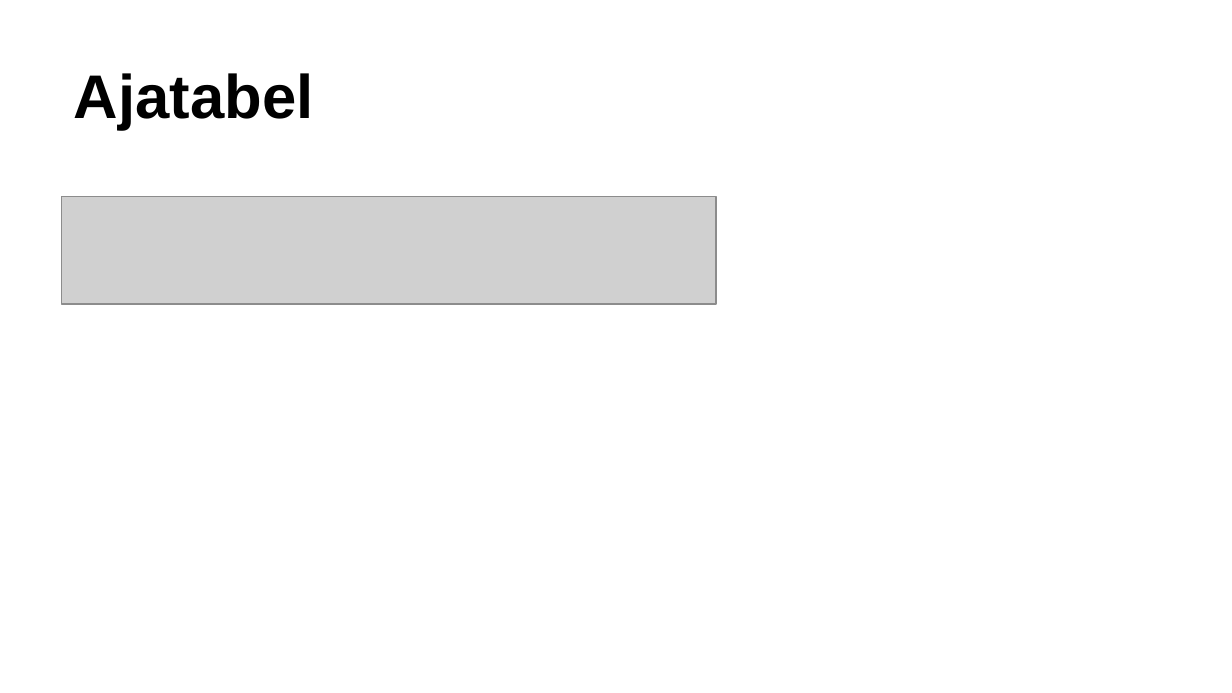
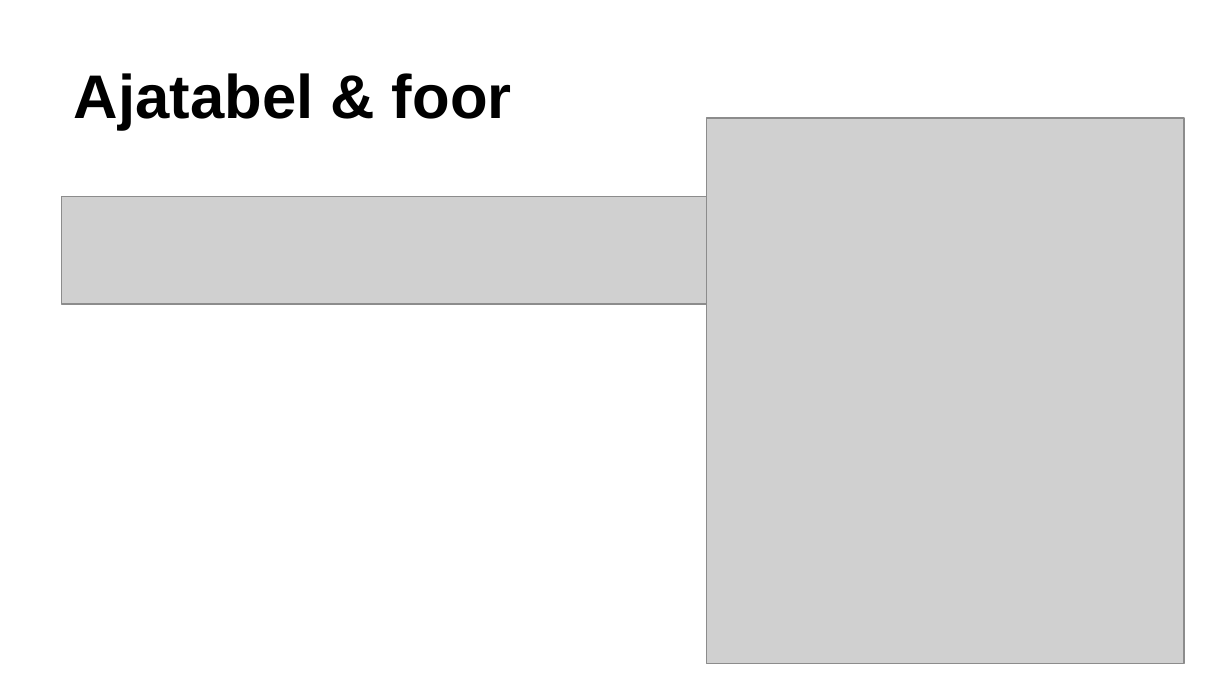
Before and after one commit to mxrguspxrt/school, a slide deck: slide 3 of embed_systems/ristmik/Esitlus.pptx. Drawn at 1232x693 pixels with LibreOffice and Linux fonts; fonts in the diff are those of the drawing; grey boxes stand for pictures. Boxes give left, top, right and bottom in pixels: in the first picture for what was removed or moved away, otherwise in the second. Text is boxed around its words. In the diff, an @@ line names an element or a change of style, - is before the commit and + after.

```diff
--- a/embed_systems/ristmik/Esitlus.pptx
+++ b/embed_systems/ristmik/Esitlus.pptx
@@ title at [74,73,512,130]: text changed @@
-Ajatabel
+Ajatabel & foor
@@ picture added at [706,118,1184,664] @@
```
Also in this commit, not shown: 1 other slide changed, 1 other file.
